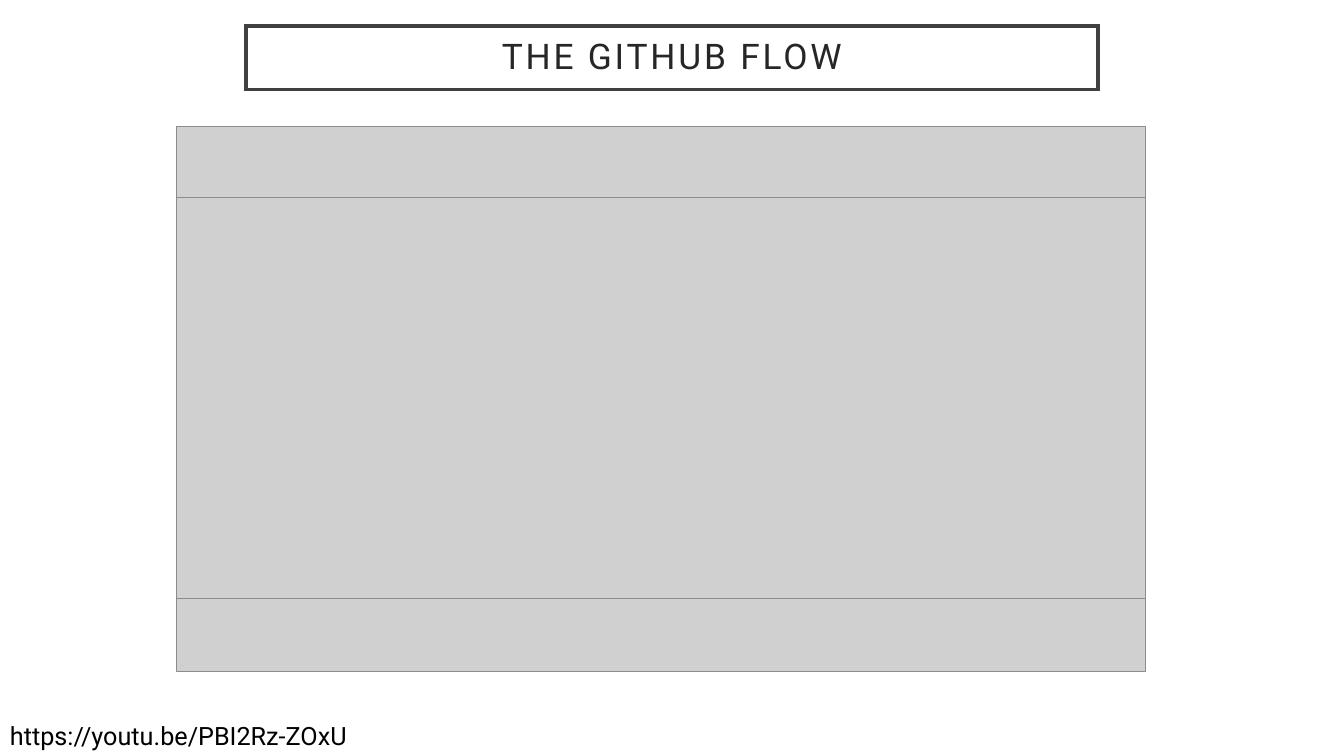
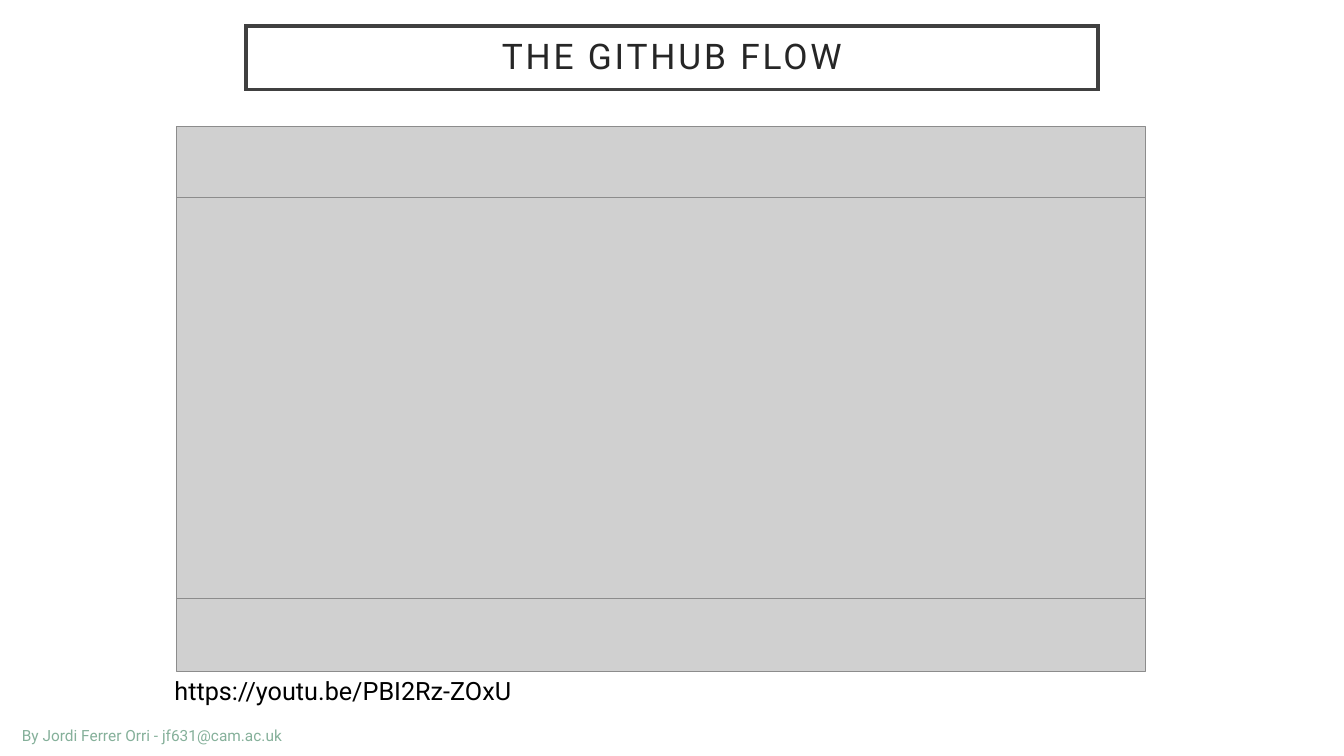
Before and after one commit to zyo22/nanoDTC, a slide deck: slide 8 of advanced_introduction_to_Python.pptx. Drawn at 1344x756 pixels with LibreOffice and Linux fonts; fonts in the diff are those of the drawing; grey boxes stand for pictures; background and template pictures are left out. Boxes give left, top, right and bottom in pixels: in the first picture for what was removed or moved away, otherwise in the second. Text is boxed around its words. In the diff, an @@ line names an element or a change of style, - is before the commit and + after.

```diff
--- a/advanced_introduction_to_Python.pptx
+++ b/advanced_introduction_to_Python.pptx
@@ text "https://youtu.be/PBI2Rz-ZOxU": place and size @@
-text "https://youtu.be/PBI2Rz-ZOxU" at (10, 726, 347, 751)
+text "https://youtu.be/PBI2Rz-ZOxU" at (174, 681, 511, 706)
@@ text added at (22, 729, 282, 745), 11 pt, text #85B09A @@
+By Jordi Ferrer Orri - jf631@cam.ac.uk
```
Also in this commit, not shown: 17 other slides changed, 1 other file.
